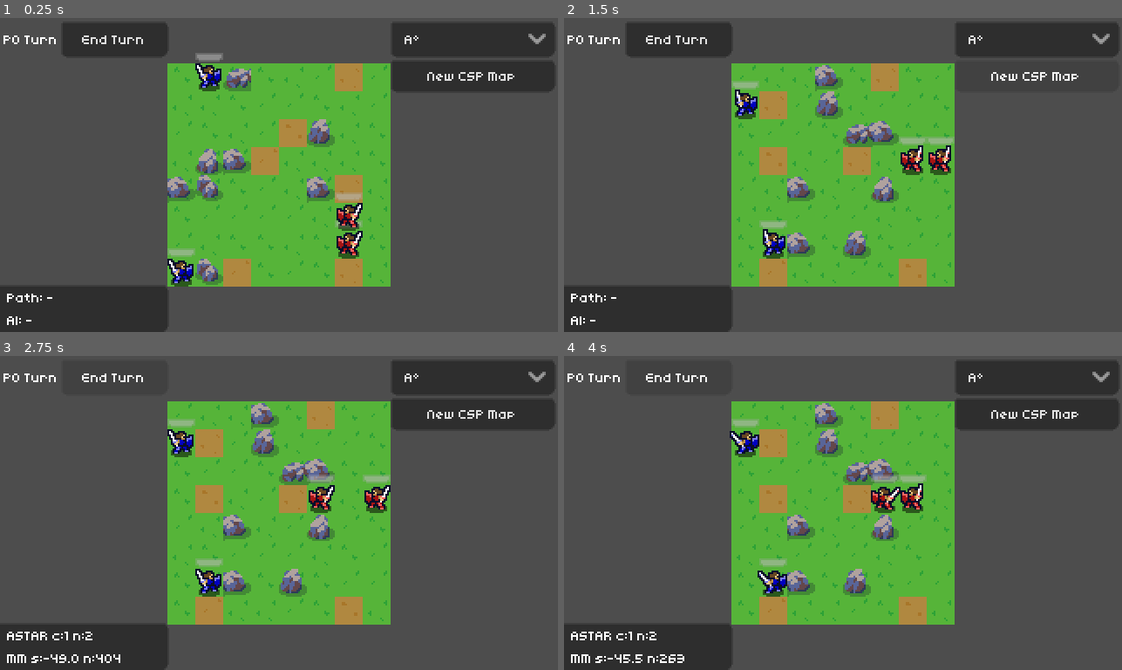
Above: before the commit, frames 1-4 (two rows, left to right).
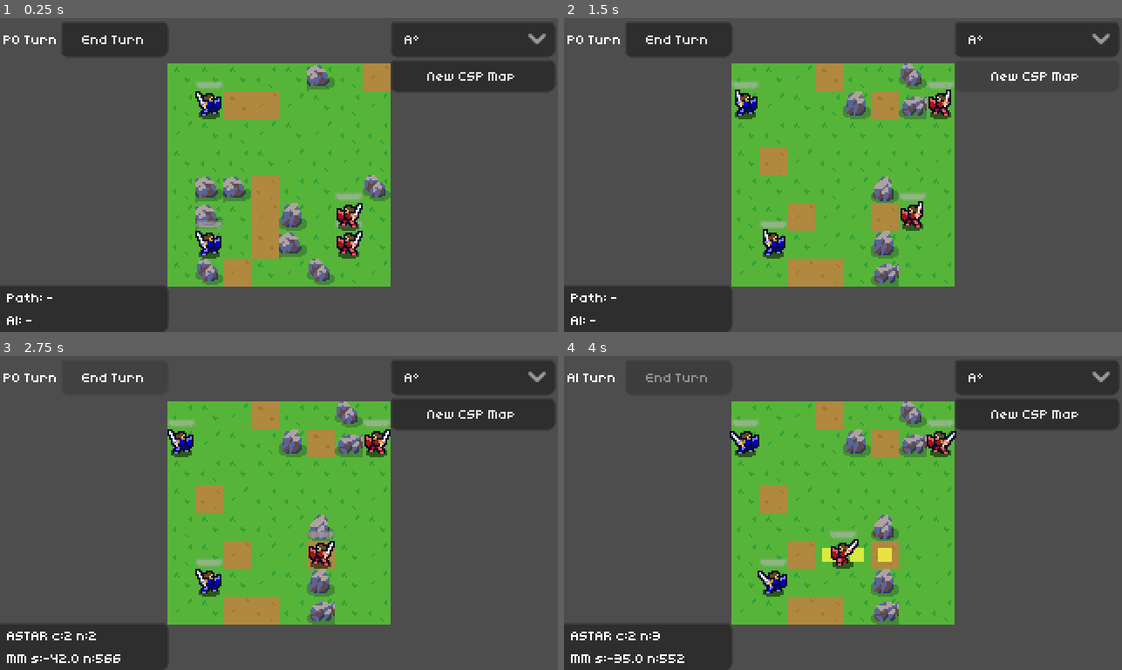
Above: after the commit, the same moments.

Repository: noor-shalaby/algo-knights
Game: Godot game, scene res://scenes/main.tscn
Same seed, same stepped clock (60 frames per second), same inputs: the game is played once before the commit and once after it.
Inputs:
- Up to frame 1 (0.25 s): no input
- Up to frame 2 (1.5 s): click "New CSP Map" at 0.5 s; click "New CSP Map" at 1.25 s
- Up to frame 3 (2.75 s): click "End Turn" at 2 s
- Up to frame 4 (4 s): click "A*" at 2.75 s; click "End Turn" at 3.5 s

The runs differ from the first frame. In frame 1, 11% of the frame differs, in the area x 30-70%, y 11-86%; in frame 2, 10%; in frame 3, 10%; in frame 4, 11%.

Commit message:
feat(csp): randomize wall and forest tile counts within a range

Diff:
--- a/scripts/ai/csp_generator.gd
+++ b/scripts/ai/csp_generator.gd
@@ -1,5 +1,10 @@
 class_name CSPGenerator
 extends RefCounted
+
+@export var min_forest_count: int = 3
+@export var max_forest_count: int = 8
+@export var min_wall_count: int = 2
+@export var max_wall_count: int = 6
 
 ## Generates a constrained tactical map using backtracking search with
 ## forward-checking / connectivity & spawn-clearance constraints.
@@ -8,7 +13,11 @@
 	height: int = 8,
 	wall_count: int = 8,
 	forest_count: int = 6,
-	seed_val: int = -1
+	seed_val: int = -1,
+	min_walls: int = -1,
+	max_walls: int = -1,
+	min_forests: int = -1,
+	max_forests: int = -1
 ) -> BoardState:
 	var rng := RandomNumberGenerator.new()
 	if seed_val >= 0:
@@ -16,7 +25,27 @@
 	else:
 		rng.randomize()
 
+	var wall_low: int = min_walls if min_walls >= 0 else maxi(0, wall_count - 3)
+	var wall_high: int = max_walls if max_walls >= 0 else wall_count + 2
+	wall_low = maxi(0, wall_low)
+	wall_high = maxi(wall_low, wall_high)
+
+	var forest_low: int = min_forests if min_forests >= 0 else maxi(0, forest_count - 2)
+	var forest_high: int = max_forests if max_forests >= 0 else forest_count + 3
+	forest_low = maxi(0, forest_low)
+	forest_high = maxi(forest_low, forest_high)
+
 	var protected_tiles: Dictionary = _get_protected_spawns(width, height)
+	var max_allowed_special: int = maxi(0, candidates_capacity(width, height, protected_tiles) - 4)
+
+	var target_walls: int = rng.randi_range(wall_low, wall_high)
+	var target_forests: int = rng.randi_range(forest_low, forest_high)
+
+	if target_walls + target_forests > max_allowed_special:
+		target_forests = maxi(0, max_allowed_special - target_walls)
+		if target_walls > max_allowed_special:
+			target_walls = max_allowed_special
+
 	var candidates: Array[Vector2i] = []
 	for y: int in range(height):
 		for x: int in range(width):
@@ -36,8 +65,8 @@
 		board,
 		candidates,
 		0,
-		wall_count,
-		forest_count,
+		target_walls,
+		target_forests,
 		protected_tiles,
 		rng
 	)
@@ -45,10 +74,14 @@
 	if not solved:
 		# Fallback to a guaranteed open/connected layout if constraints are too tight
 		var fallback := BoardState.new(width, height, BoardState.TERRAIN_PLAIN)
-		_place_safe_obstacles(fallback, candidates, wall_count, forest_count, protected_tiles)
+		_place_safe_obstacles(fallback, candidates, target_walls, target_forests, protected_tiles)
 		return fallback
 
 	return board
+
+
+static func candidates_capacity(width: int, height: int, protected_tiles: Dictionary) -> int:
+	return maxi(0, (width * height) - protected_tiles.size())
 
 static func _get_protected_spawns(width: int, height: int) -> Dictionary:
 	var left_x: int = 0
